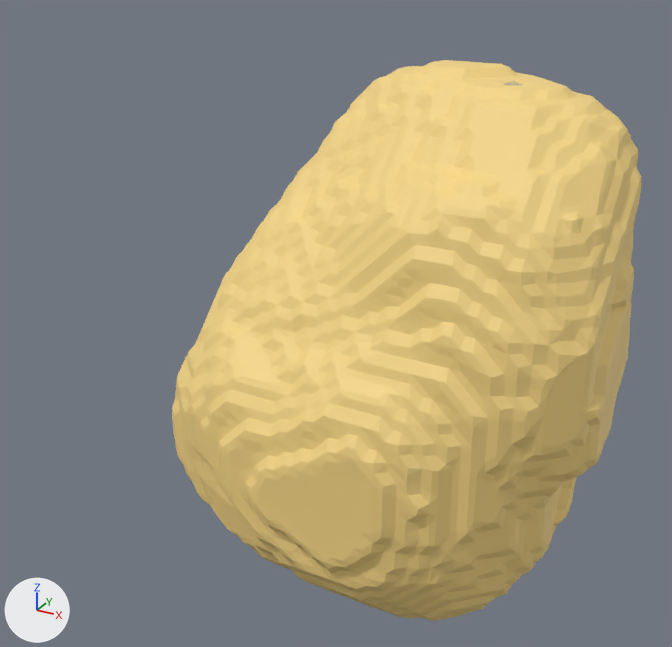
The glTF model static/models/bladder_broken/prompt.glb: old version first, new version second.
One viewpoint serves both versions: a 50 mm lens placed at (0.601, -1.323, 0.648), pointed at (-0.096, -0.055, 0.014). The lights are fixed; the arrows at lower left show +X, +Y and +Z. The older version comes first. Where no turn or scale is listed for an object, it has been applied to the vertices.

Objects in the first picture: 'geometry_1' and 1 more.
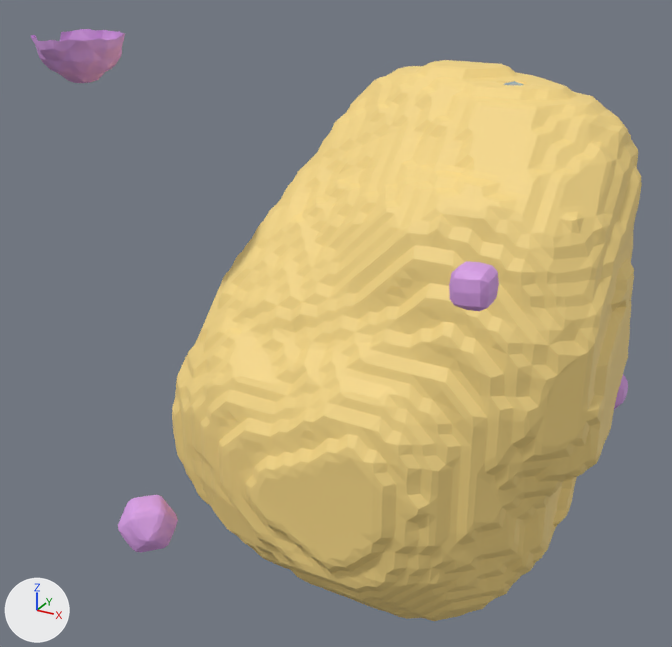
Location of each change, [x1, y1, x2, y2] in pixels of the pictures (672 x 647 px):
'geometry_2', added: after [31, 29, 628, 552]

Edits to the bpy script that builds the scene:
```text
Add mat_material_2:
    mat_material_2 = principled_material('Material_2')
    mat_material_2.base_color = (0.698, 0.349, 0.8)  # purple #da9fe7
    mat_material_2.roughness = 0.6
Add me_geometry_2:
    me_geometry_2.from_pydata(...)  # 765 vertices, 1478 faces; spans x -0.499..0.338, y -0.416..0.338, z -0.291..0.485
    me_geometry_2.materials.append(mat_material_2)  # purple #da9fe7
Add ob_geometry_2:
    ob_geometry_2 = bpy.data.objects.new('geometry_2', me_geometry_2)
    ob_geometry_2.location = (0.0, 0.0, 0.0)
```
